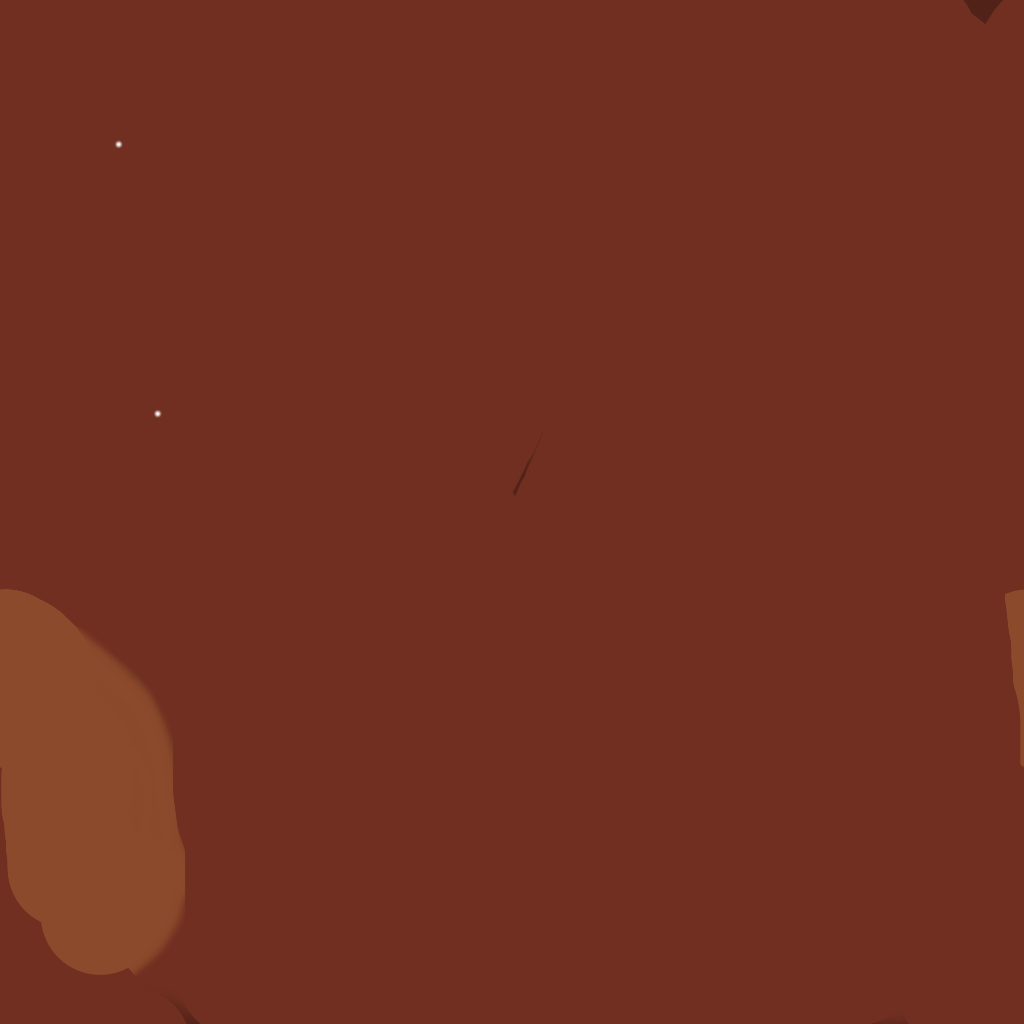
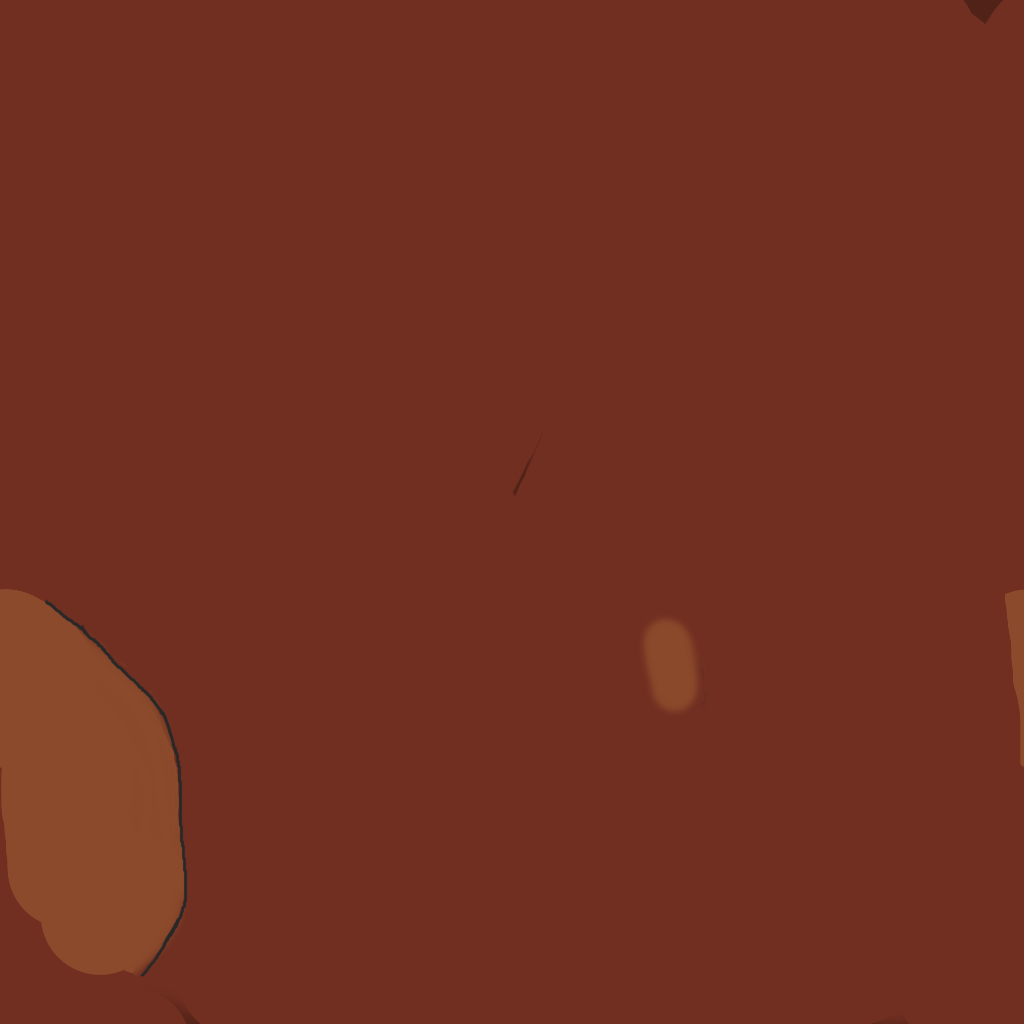
The second (1024, 1024) image is a revision of the first. Changes to its layers:
moved "Layer" (1st of 4) above "stomach", painted on it over [44, 599, 708, 977]
painted on "stomach" over [105, 140, 181, 973]
